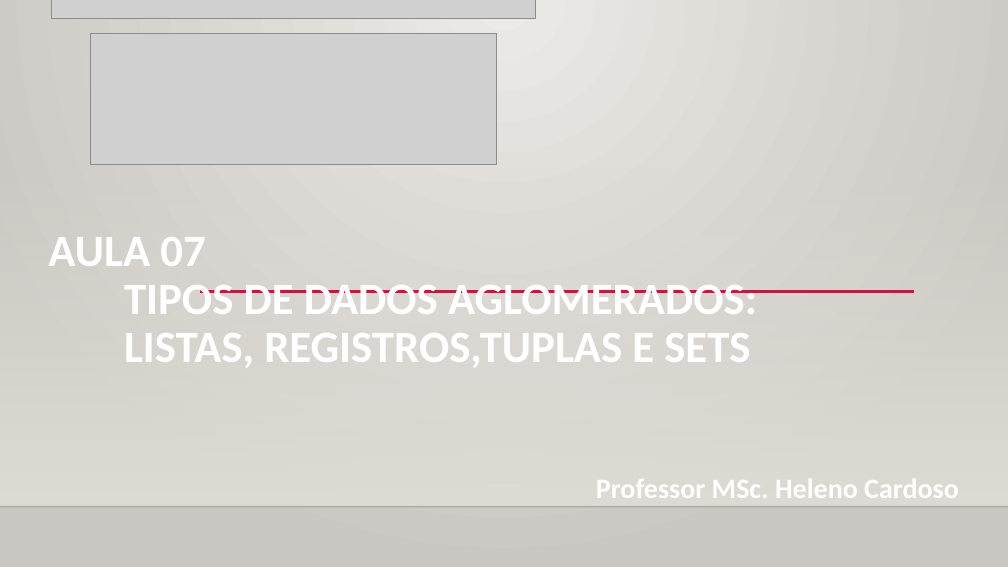
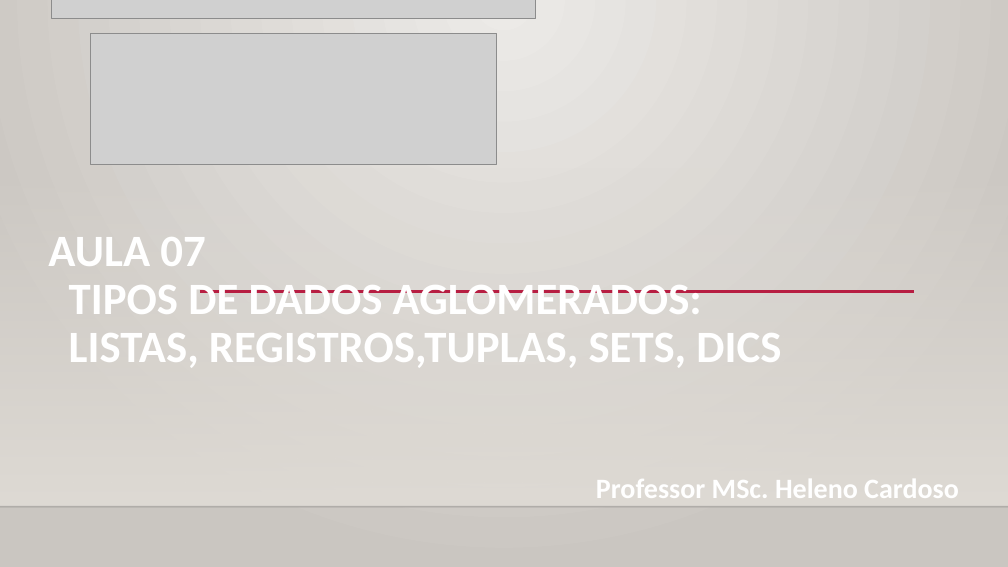
Before and after one commit to CloudEducationBrazil/WydenPythonParadigmas, a slide deck: slide 2 of 01 Classes/Aula 07 Programação Python - Tipos de Dados Aglomerados.pptx. Drawn at 1008x567 pixels with LibreOffice and Linux fonts; fonts in the diff are those of the drawing; grey boxes stand for pictures; background and template pictures are left out. Boxes give left, top, right and bottom in pixels: in the first picture for what was removed or moved away, otherwise in the second. Text is boxed around its words. In the diff, an @@ line names an element or a change of style, - is before the commit and + after.

Commit message:
Aula 7 ppt, cod vetor - 26092022

```diff
--- a/01 Classes/Aula 07 Programação Python - Tipos de Dados Aglomerados.pptx
+++ b/01 Classes/Aula 07 Programação Python - Tipos de Dados Aglomerados.pptx
@@ title at box(48, 237, 781, 368): text changed @@
-AULA 07
-TIPOS DE DADOS AGLOMERADOS:
-LISTAS, REGISTROS,TUPLAS E SETS
+AULA 07
+TIPOS DE DADOS AGLOMERADOS:
+LISTAS, REGISTROS,TUPLAS, SETS, DICS
```
Also in this commit, not shown: 6 other slides changed, 1 slide added, 2 other files.
